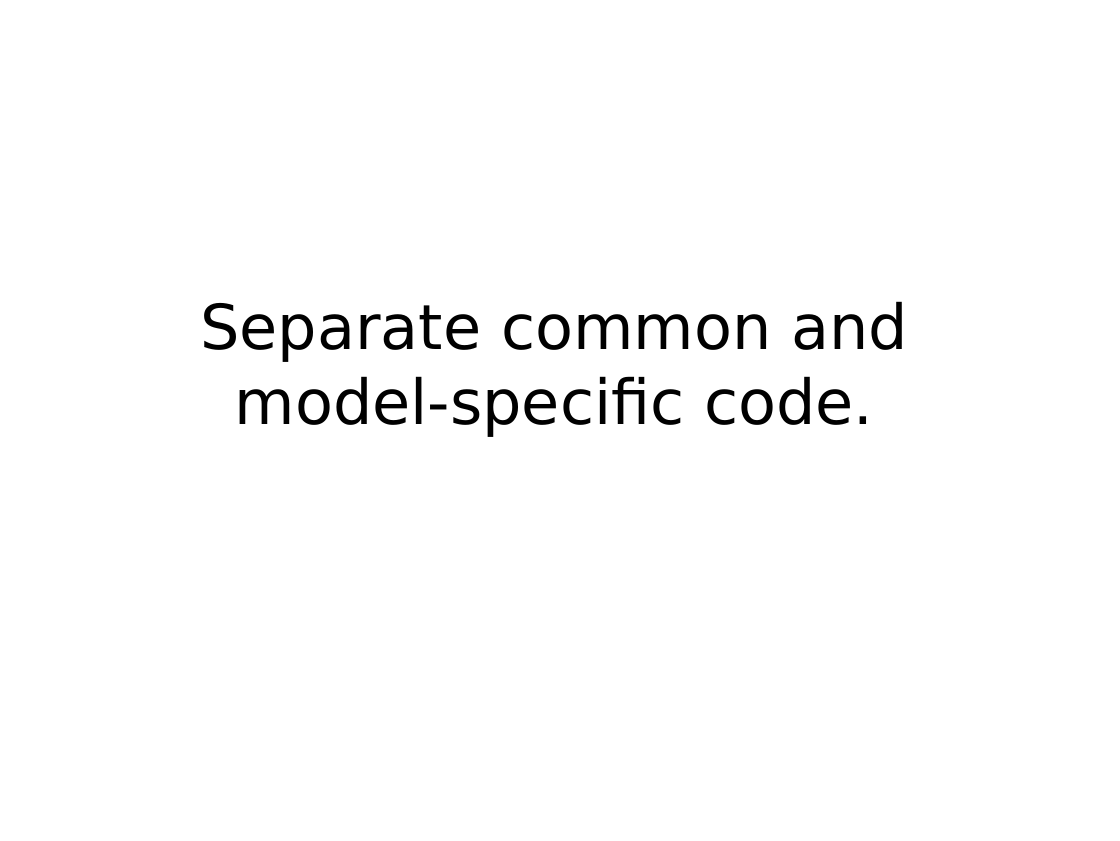
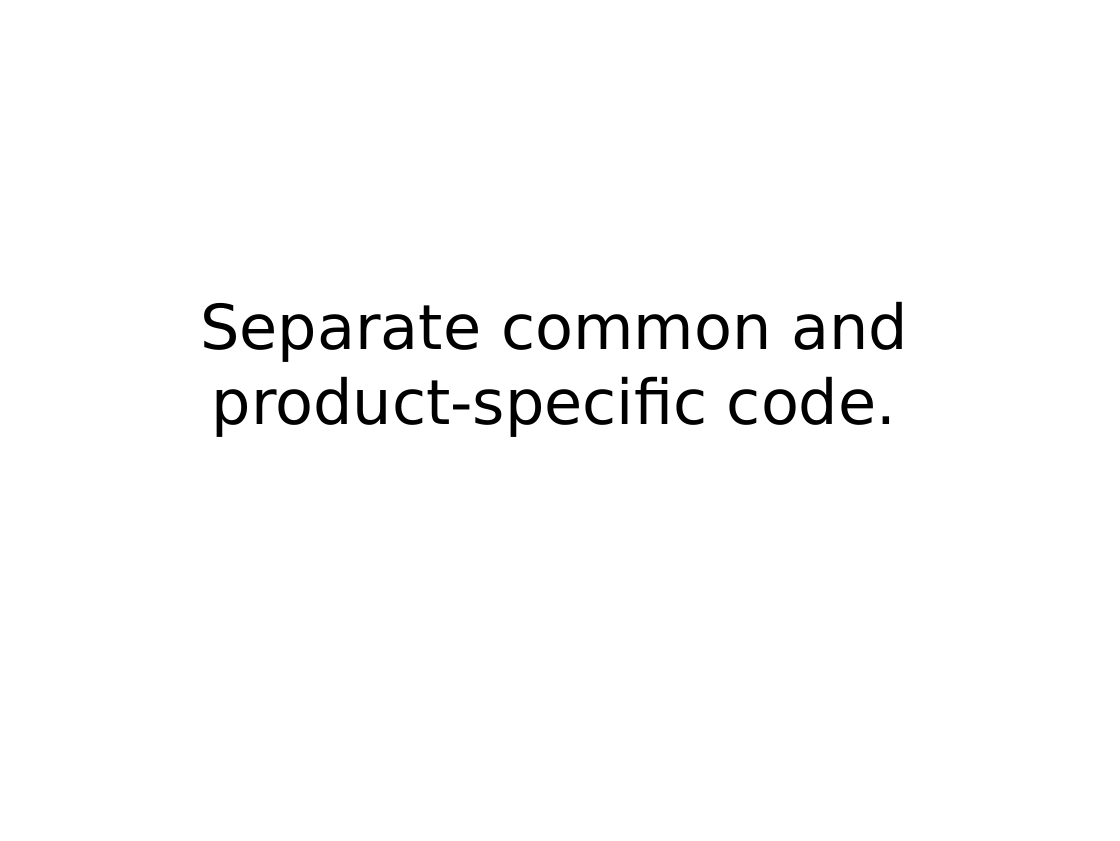
Before and after one commit to mkohler/embedded_python_presentation, a slide deck: slide 41 of embedded_python.odp. Drawn at 1120x841 pixels with LibreOffice and Linux fonts; fonts in the diff are those of the drawing. Boxes give left, top, right and bottom in pixels: in the first picture for what was removed or moved away, otherwise in the second. Text is boxed around its words. In the diff, an @@ line names an element or a change of style, - is before the commit and + after.

Commit message:
checkpoint

```diff
--- a/embedded_python.odp
+++ b/embedded_python.odp
@@ title at <box>200,301,908,436</box>: text changed @@
-Separate common and
-model-specific code.
+Separate common and
+product-specific code.
```
